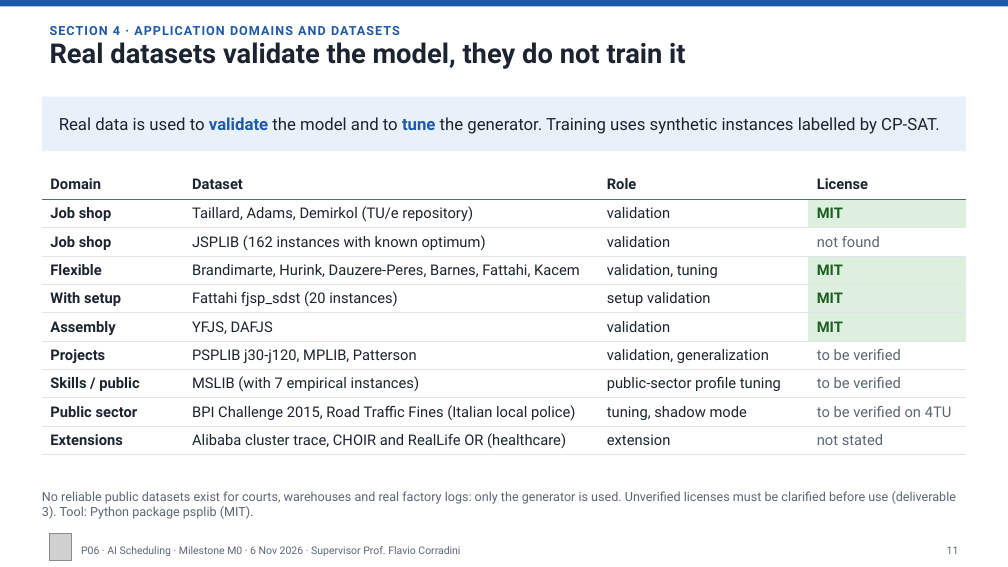
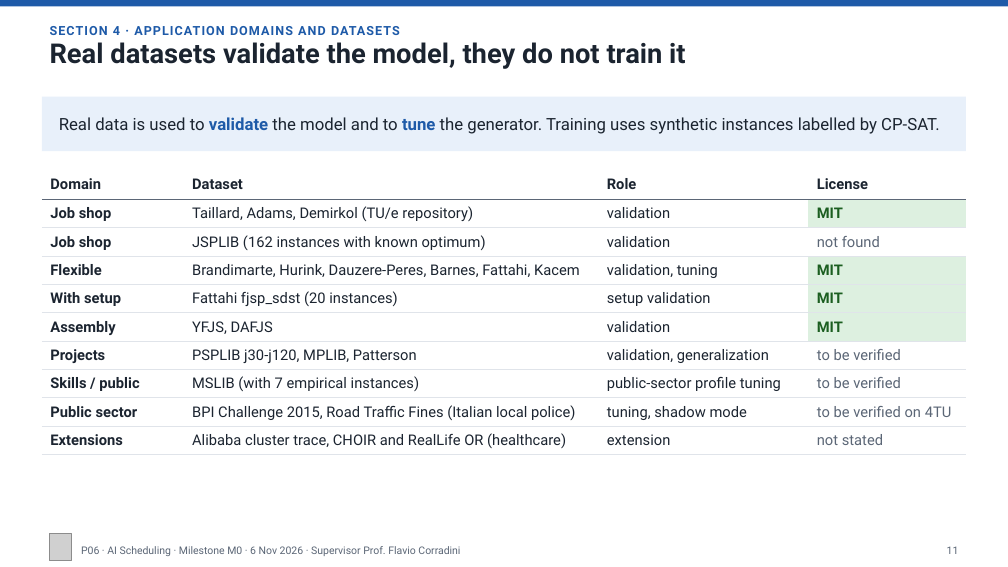
Before and after one commit to Pieruc/Scheduling, a slide deck: slide 11 of Presentazione/P06-6Nov-v1.pptx. Drawn at 1008x567 pixels with LibreOffice and Linux fonts; fonts in the diff are those of the drawing; grey boxes stand for pictures. Boxes give left, top, right and bottom in pixels: in the first picture for what was removed or moved away, otherwise in the second. Text is boxed around its words. In the diff, an @@ line names an element or a change of style, - is before the commit and + after.

```diff
--- a/Presentazione/P06-6Nov-v1.pptx
+++ b/Presentazione/P06-6Nov-v1.pptx
@@ text removed at [42, 491, 957, 519] @@
-No reliable public datasets exist for courts, warehouses and real factory logs: only the generator is used. Unverified licenses must be clarified before use (deliverable 3). Tool: Python package psplib (MIT).
```
Also in this commit, not shown: 3 other slides changed.
